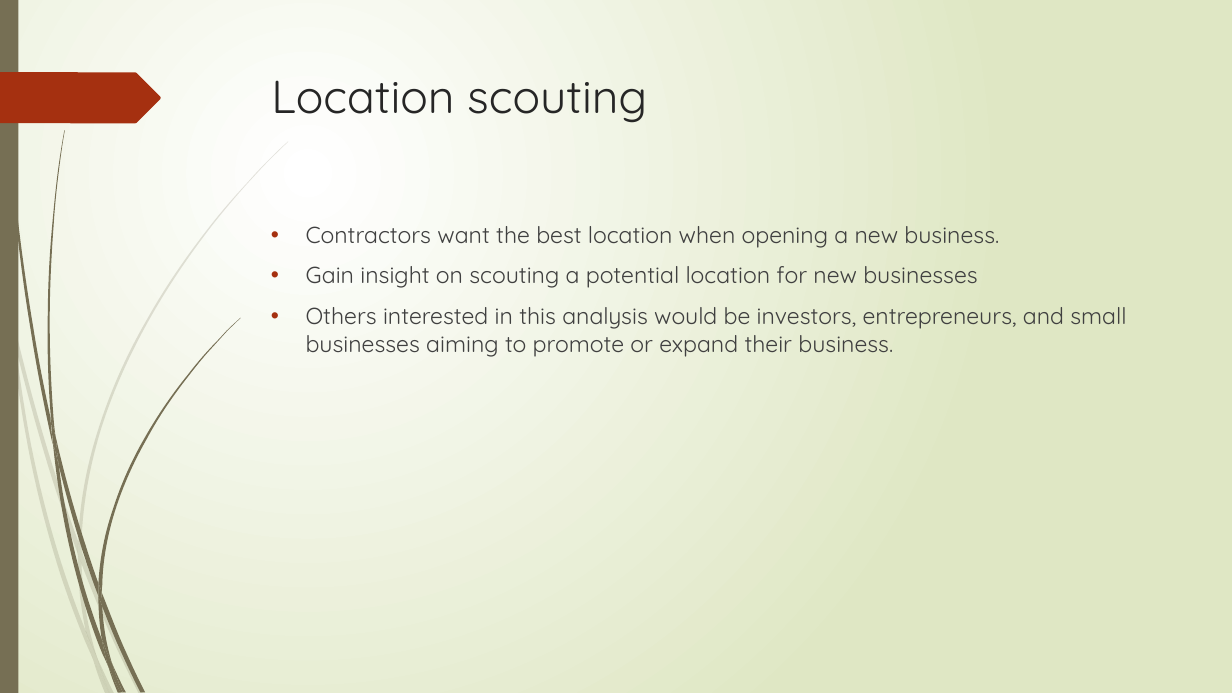
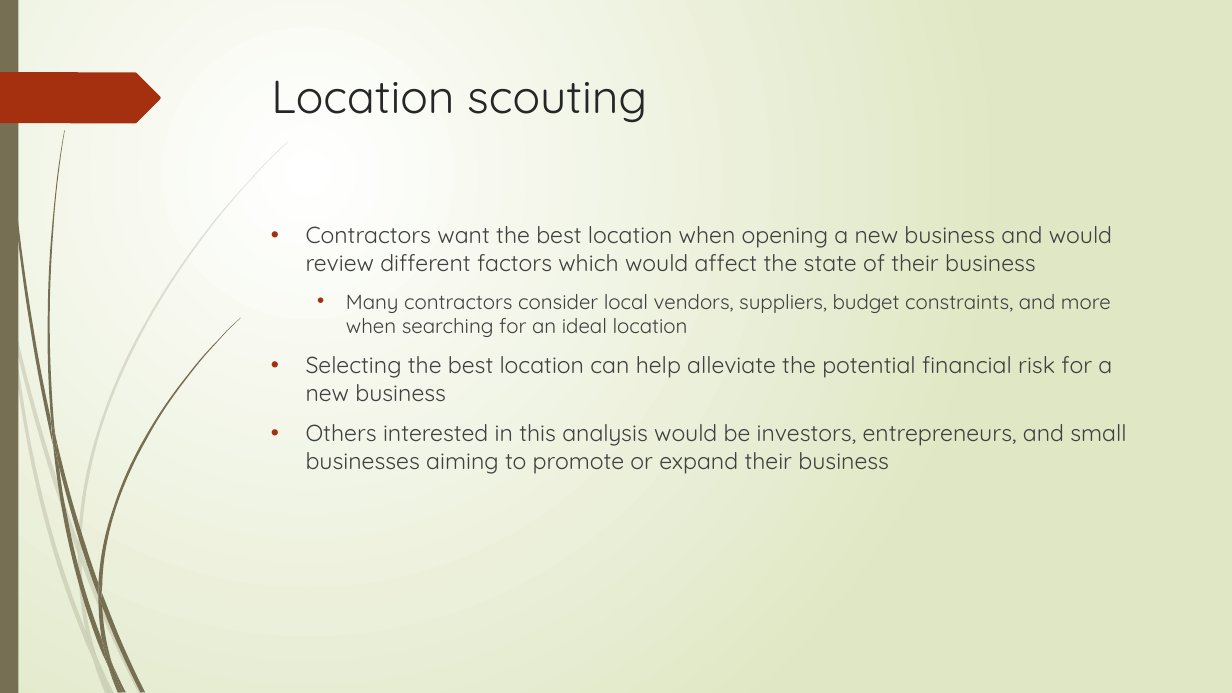
Before and after one commit to DerekDTran/Coursera_Capstone, a slide deck: slide 2 of Presentation.pptx. Drawn at 1232x693 pixels with LibreOffice and Linux fonts; fonts in the diff are those of the drawing. Boxes give left, top, right and bottom in pixels: in the first picture for what was removed or moved away, otherwise in the second. Text is boxed around its words. In the diff, an @@ line names an element or a change of style, - is before the commit and + after.

```diff
--- a/Presentation.pptx
+++ b/Presentation.pptx
@@ text at box(306, 226, 1126, 474): text changed @@
-• Contractors want the best location when opening a new business.
-• Gain insight on scouting a potential location for new businesses
-• Others interested in this analysis would be investors, entrepreneurs, and small businesses aiming to promote or expand their business.
+• Contractors want the best location when opening a new business and would review different factors which would affect the state of their business
+  • Many contractors consider local vendors, suppliers, budget constraints, and more when searching for an ideal location
+• Selecting the best location can help alleviate the potential financial risk for a new business
+• Others interested in this analysis would be investors, entrepreneurs, and small businesses aiming to promote or expand their business
```
Also in this commit, not shown: 5 other slides changed, 1 slide added, 1 slide removed.
